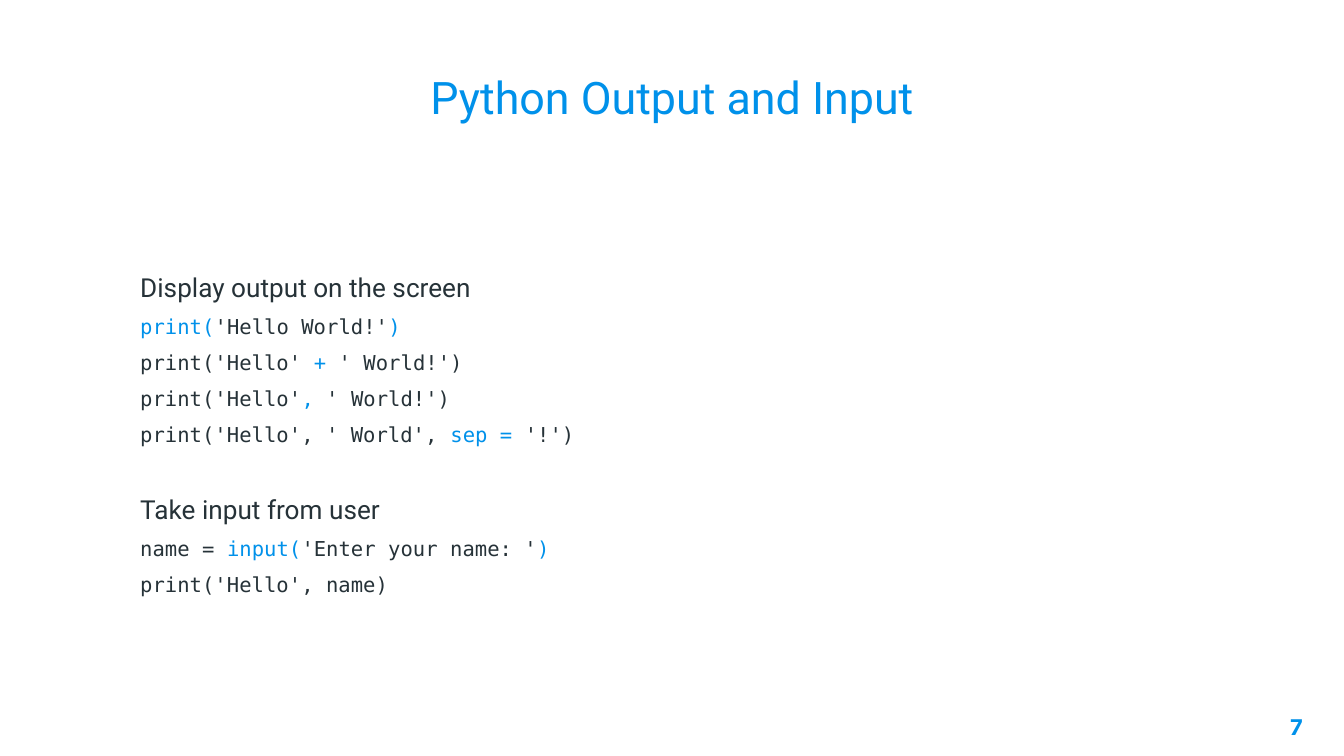
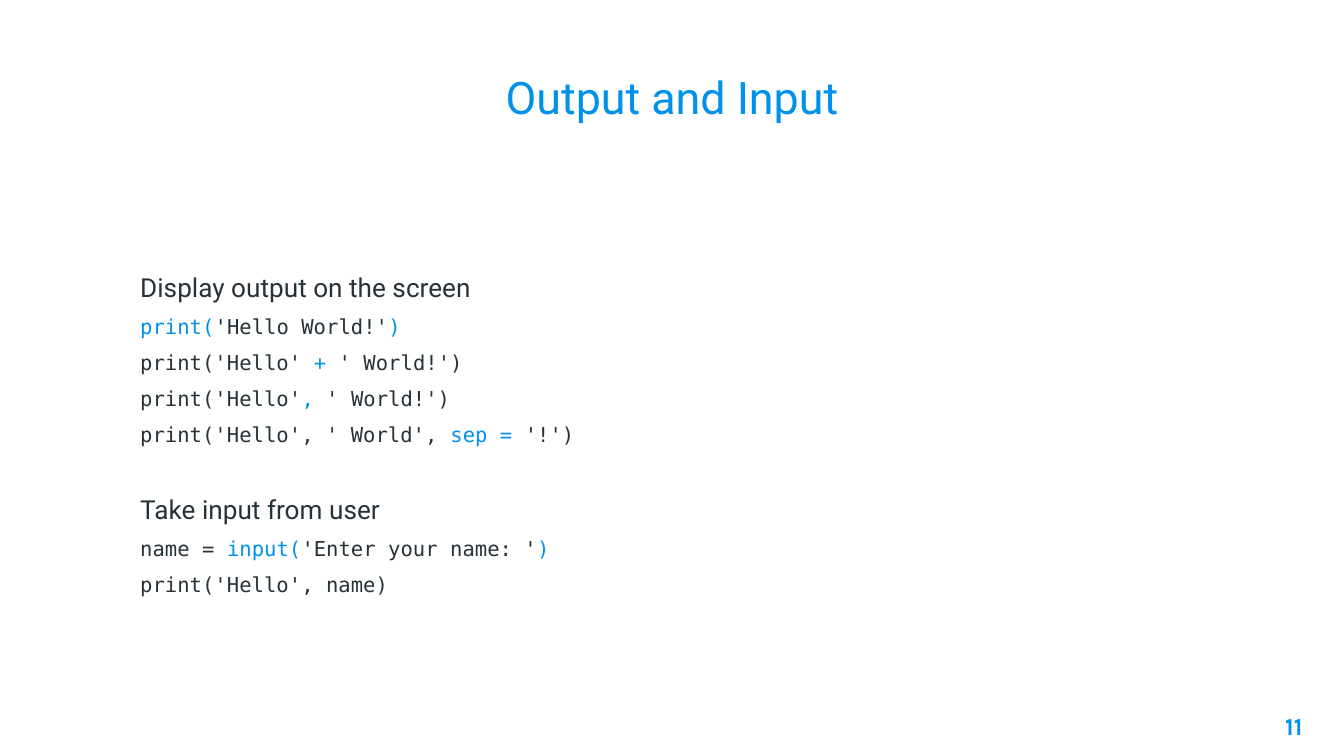
Before and after one commit to AleeRezaa/learn-python, a slide deck: slide 11 of Python.pptx (slide 7 before the commit). Drawn at 1344x756 pixels with LibreOffice and Linux fonts; fonts in the diff are those of the drawing; background and template pictures are left out. Boxes give left, top, right and bottom in pixels: in the first picture for what was removed or moved away, otherwise in the second. Text is boxed around its words. In the diff, an @@ line names an element or a change of style, - is before the commit and + after.

```diff
--- a/Python.pptx
+++ b/Python.pptx
@@ title at [506,80,838,123]: text changed @@
-Python Output and Input
+Output and Input
@@ page number at [1285,719,1302,735]: text changed @@
-7
+11
```
Also in this commit, not shown: 35 other slides changed, 4 slides added, 1 slide removed.
